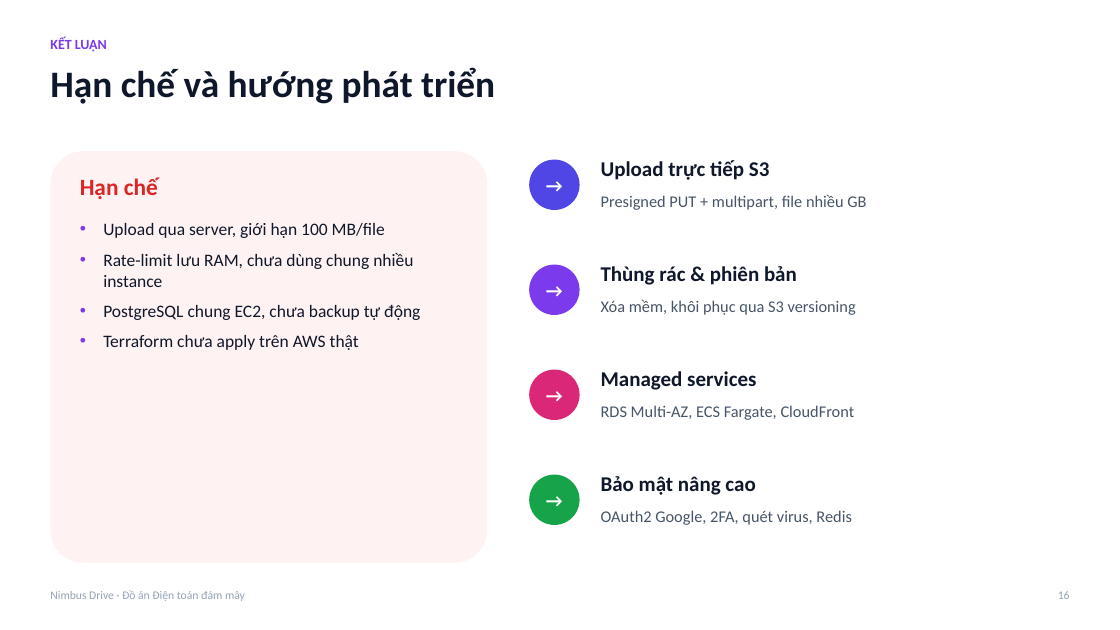
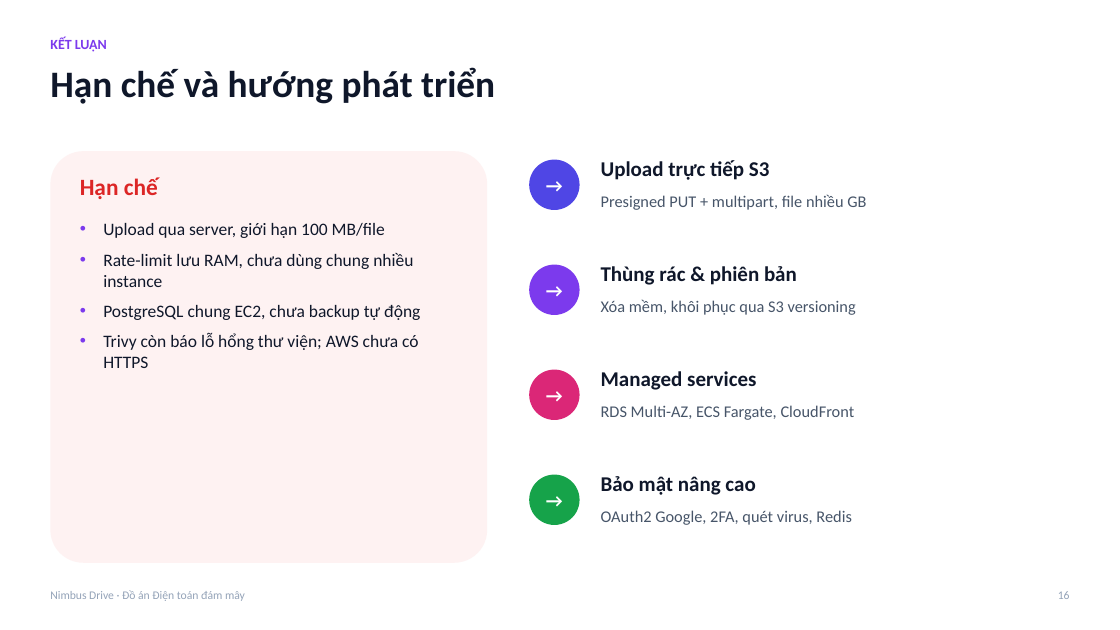
Before and after one commit to LeNhatHuyHyDrex/cloud-file-storage, a slide deck: slide 16 of docs/report/Slide_NimbusDrive.pptx. Drawn at 1120x630 pixels with LibreOffice and Linux fonts; fonts in the diff are those of the drawing. Boxes give left, top, right and bottom in pixels: in the first picture for what was removed or moved away, otherwise in the second. Text is boxed around its words. In the diff, an @@ line names an element or a change of style, - is before the commit and + after.

```diff
--- a/docs/report/Slide_NimbusDrive.pptx
+++ b/docs/report/Slide_NimbusDrive.pptx
@@ text at [103, 333, 418, 368]: text changed @@
-• Terraform chưa apply trên AWS thật
+• Trivy còn báo lỗ hổng thư viện; AWS chưa có HTTPS
```
Also in this commit, not shown: 2 other slides changed, 8 other files.
